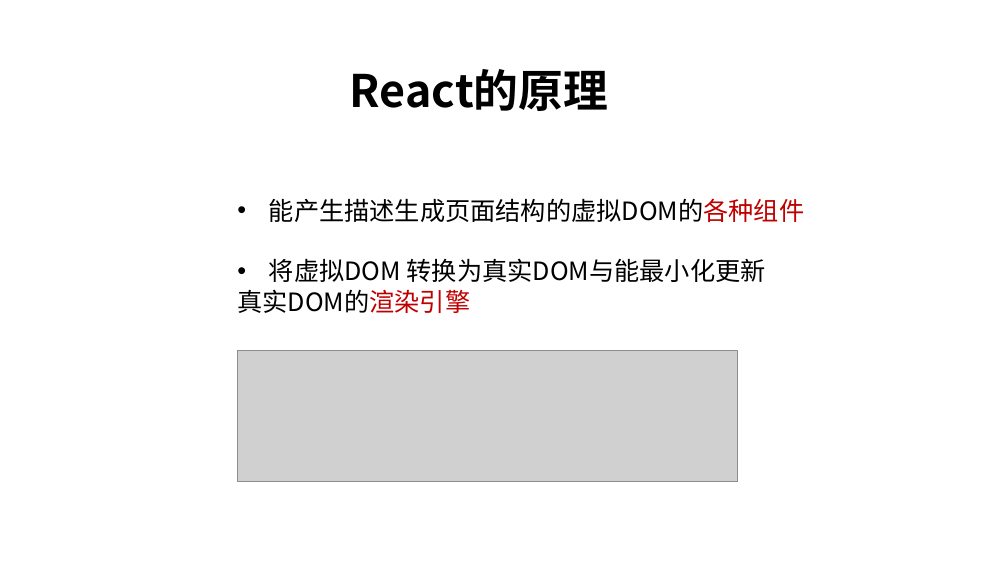
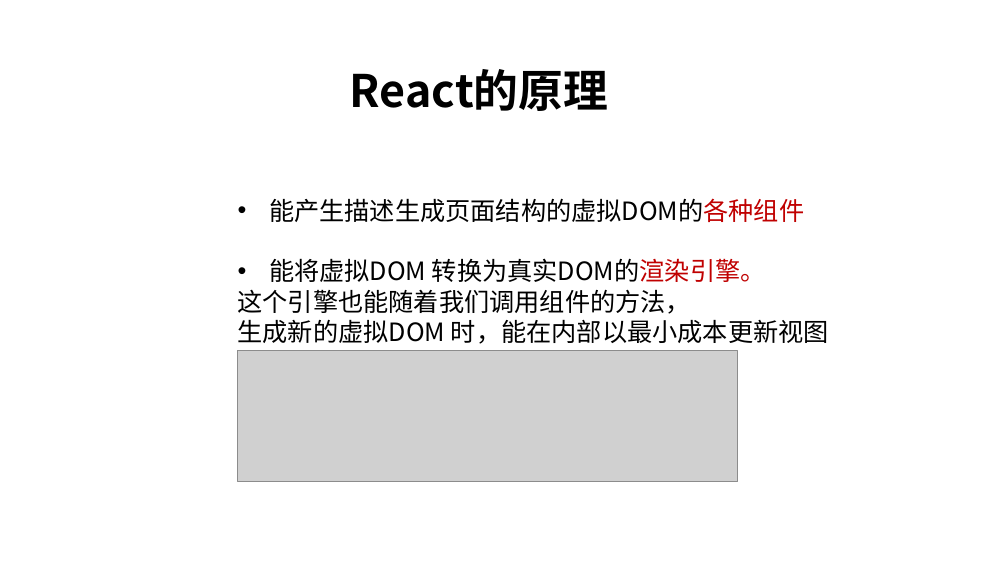
Before and after one commit to RubyLouvre/tx-todolist, a slide deck: slide 9 of TodoList.pptx (slide 8 before the commit). Drawn at 1008x567 pixels with LibreOffice and Linux fonts; fonts in the diff are those of the drawing; grey boxes stand for pictures; background and template pictures are left out. Boxes give left, top, right and bottom in pixels: in the first picture for what was removed or moved away, otherwise in the second. Text is boxed around its words. In the diff, an @@ line names an element or a change of style, - is before the commit and + after.

Commit message:
更新

```diff
--- a/TodoList.pptx
+++ b/TodoList.pptx
@@ text at (x1=238, y1=258, x2=829, y2=344): text changed @@
-• 将虚拟DOM 转换为真实DOM与能最小化更新
-真实DOM的渲染引擎
+• 能将虚拟DOM 转换为真实DOM的渲染引擎。
+这个引擎也能随着我们调用组件的方法，
+生成新的虚拟DOM 时，能在内部以最小成本更新视图
```
Also in this commit, not shown: 5 other slides changed, 3 slides added, 2 slides removed, 2 other files.
